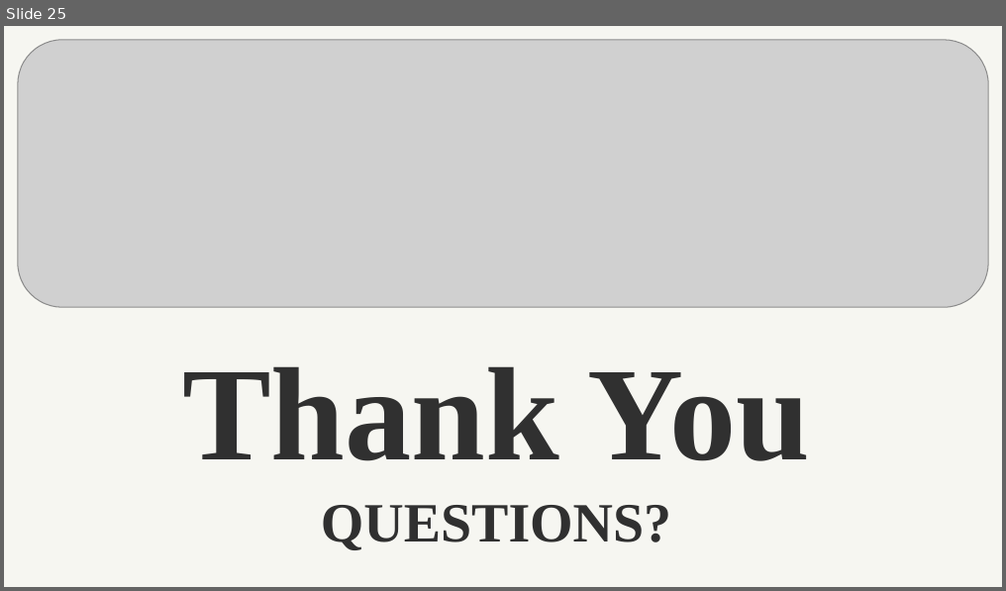
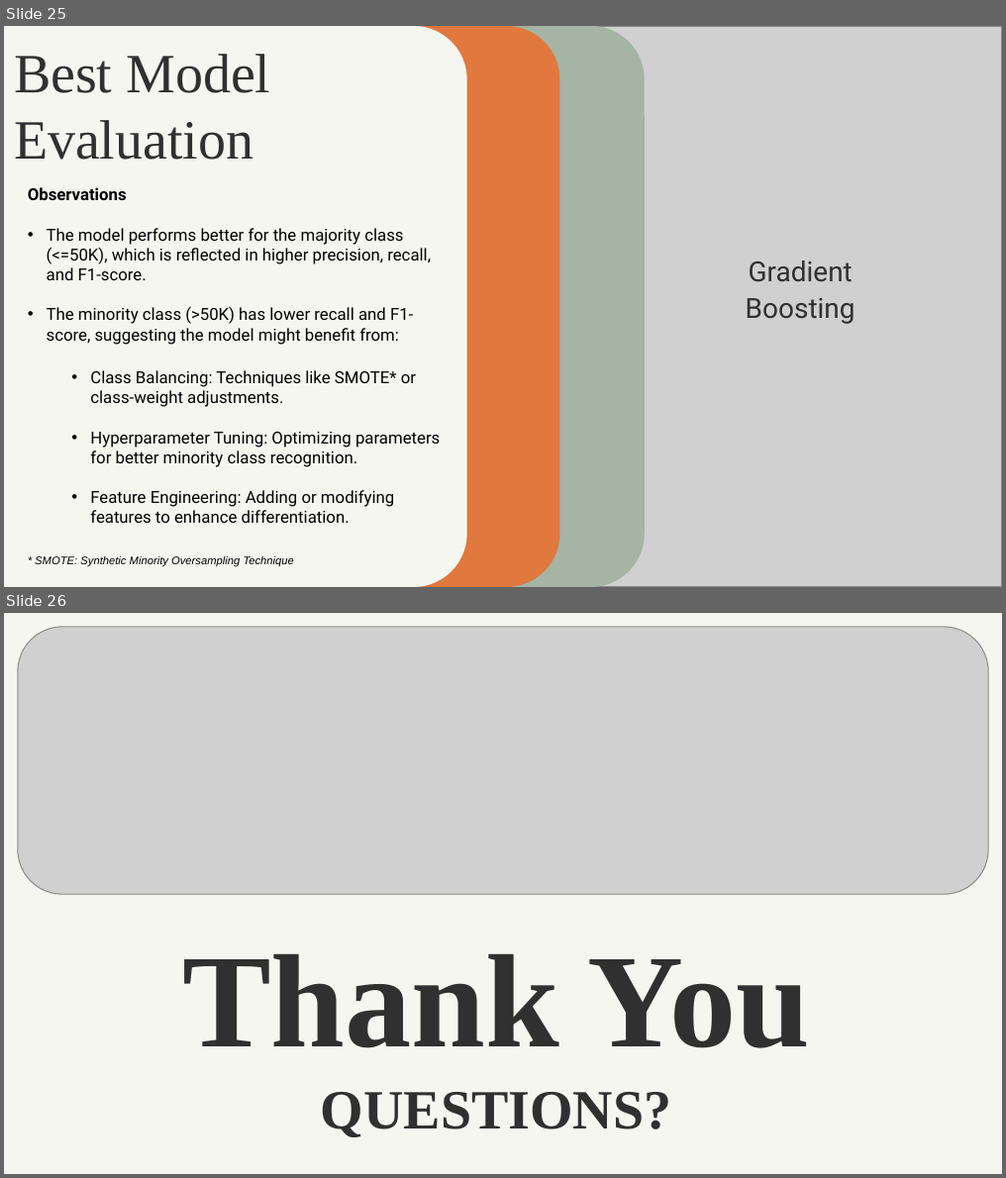
Before and after one commit to dmartinj12/Census_Inequality, a slide deck: Census Inequality Project.pptx. Shown one above the other, each under a label of ours: slide 25 before the commit, slides 25 and 26 after it. The pictures are 1006x591 and 1006x1178 pixels, drawn with LibreOffice and Linux fonts; fonts in the diff are those of the drawing; grey boxes stand for pictures. Boxes give left, top, right and bottom in pixels: in the first picture for what was removed or moved away, otherwise in the second. Text is boxed around its words. In the diff, an @@ line names an element or a change of style, - is before the commit and + after.

Commit message:
powerpoint

```diff
--- a/Census Inequality Project.pptx
+++ b/Census Inequality Project.pptx
@@ slide 25 added at (x1=4, y1=26, x2=1002, y2=587), background #F6F6F1 @@
@@ rounded rectangle added at (x1=4, y1=26, x2=467, y2=586), fill #F6F6F1 @@
@@ title added at (x1=14, y1=54, x2=270, y2=160), 40 pt, text #303030 @@
+Best Model
+Evaluation
@@ rounded rectangle added at (x1=96, y1=26, x2=559, y2=586), fill #E1783D @@
@@ rounded rectangle added at (x1=180, y1=26, x2=645, y2=586), fill #A5B4A5 @@
@@ picture added at (x1=421, y1=26, x2=1002, y2=586) @@
@@ text added at (x1=28, y1=187, x2=431, y2=345), 12 pt, text #000000 @@
+Observations
+• The model performs better for the majority class (<=50K), which is reflected in higher precision, recall, and F1-score.
+• The minority class (>50K) has lower recall and F1-score, suggesting the model might benefit from:
@@ text added at (x1=746, y1=261, x2=855, y2=324), 20 pt, text #303030 @@
+Gradient Boosting
@@ text added at (x1=90, y1=371, x2=440, y2=523), 12 pt, text #000000 @@
+• Class Balancing: Techniques like SMOTE* or class-weight adjustments.
+• Hyperparameter Tuning: Optimizing parameters for better minority class recognition.
+• Feature Engineering: Adding or modifying features to enhance differentiation.
@@ text added at (x1=35, y1=557, x2=294, y2=567), 8 pt, text #000000, italic @@
+* SMOTE: Synthetic Minority Oversampling Technique
@@ what was slide 25 is now slide 26 @@
```
Also in this commit, not shown: 4 other slides added, 4 slides removed, 1 other file.
